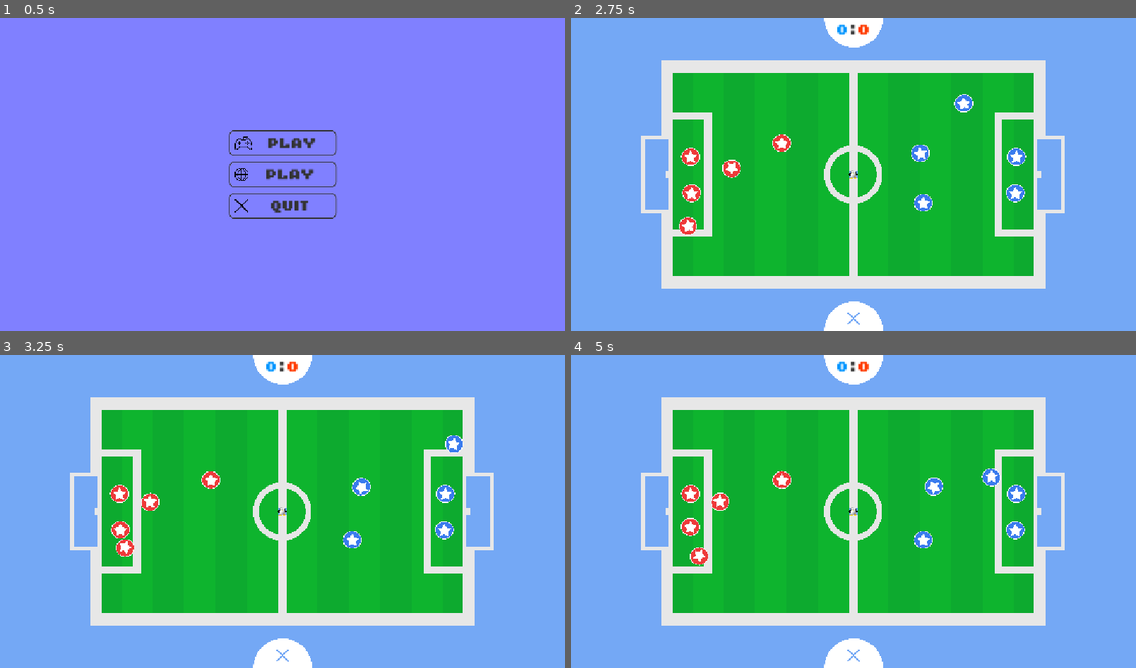
Above: before the commit, frames 1-4 (two rows, left to right).
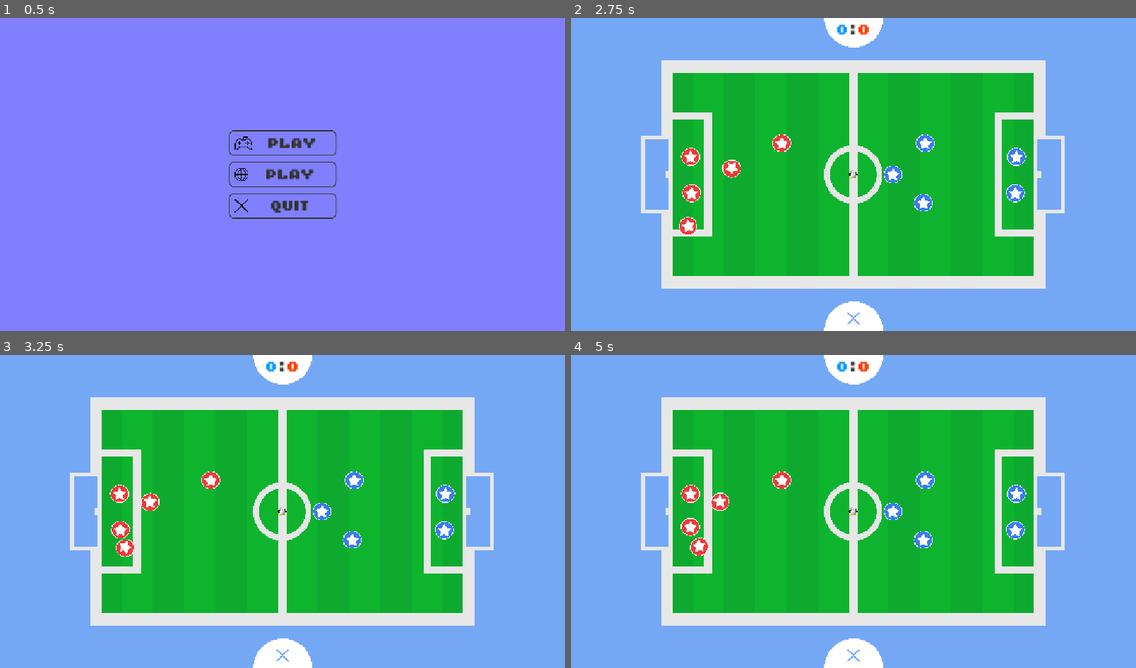
Above: after the commit, the same moments.

Repository: Henri1111/soccer-pool
Game: Godot game, scene res://scenes/main_menu.tscn
The game is run twice, just before and just after one commit, with the same random seed, the same clock (stepped at 60 frames per second) and the same inputs.
Inputs (mouse positions are in pixels of both pictures, inside the frame that each line leads up to):
- Up to frame 1 (0.5 s): no input
- Up to frame 2 (2.75 s): click "Play" at 0.5 s; tap Enter at 1.25 s; drag from (813, 174) to (910, 105) at 1.27 s; drag from (893, 174) to (825, 237) at 2.02 s
- Up to frame 3 (3.25 s): move the mouse to (209, 480) at 2.77 s; click (209, 480) at 2.92 s
- Up to frame 4 (5 s): drag from (1017, 458) to (684, 464) at 3.52 s; drag from (700, 545) to (881, 511) at 4.27 s

Frame 1 is identical in both runs. In frame 2, 0.5% of the frame differs, in the area x 49-72%, y 24-53%; in frame 3, 0.5%; in frame 4, 0.8%, in the area x 21-76%, y 36-68%.

Commit message:
finished turns

Diff:
--- a/project.godot
+++ b/project.godot
@@ -21,6 +21,11 @@
 window/stretch/mode="canvas_items"
 window/stretch/aspect="expand"
 
+[global_group]
+
+player=""
+game=""
+
 [input]
 
 click={
--- a/scenes/ball.tscn
+++ b/scenes/ball.tscn
@@ -17,10 +17,8 @@
 script = ExtResource("1_cxlvu")
 
 [node name="CollisionShape2D" type="CollisionShape2D" parent="." unique_id=199577458]
-position = Vector2(576, 320)
 shape = SubResource("CircleShape2D_u5sy4")
 
 [node name="Ball" type="Sprite2D" parent="." unique_id=1589698606]
-position = Vector2(576, 320)
 scale = Vector2(0.15, 0.15)
 texture = ExtResource("2_f7cbr")
--- a/scenes/game.gd
+++ b/scenes/game.gd
@@ -3,10 +3,14 @@
 var player_scene: PackedScene = load("res://scenes/player.tscn")
 @onready var game_contents: CanvasLayer = $GameContents
 @onready var aufstellung_1: Node2D = $GameContents/TileMapLayer/Aufstellung1
+@onready var ball: Ball = $GameContents/Ball
+@onready var ball_inital_pos: Marker2D = $GameContents/TileMapLayer/BallInitalPos
 var players: Array[Player] = []
 var whose_turn: int
+var waiting_for_player_action: bool = false
 
 func _ready() -> void:
+	ball.global_position = ball_inital_pos.global_position
 	for marker: Marker2D in aufstellung_1.get_children():
 		var new_player: Player = player_scene.instantiate()
 		game_contents.add_child(new_player)
@@ -20,6 +24,21 @@
 		players.append(new_player_blue)
 
 	whose_turn = randi_range(0,1)
+	turn()
+
+func _process(_delta: float) -> void:
+	if not waiting_for_player_action:
+		var can_proceed: bool = true
+		for player: Player in players:
+			if (
+				round(player.linear_velocity) != Vector2.ZERO
+				or round(player.angular_velocity) != 0.0
+				or round(ball.linear_velocity) != Vector2.ZERO
+				or round(ball.angular_velocity) != 0.0
+			):
+				can_proceed = false
+		if can_proceed == true:
+			turn()
 
 func turn() -> void:
 	for player: Player in players:
@@ -31,3 +50,9 @@
 			player.can_drag = true
 		elif not player.is_blue and whose_turn == 0:
 			player.can_drag = true
+	whose_turn = 1 if whose_turn == 0 else 0
+	waiting_for_player_action = true
+
+func player_has_actioned() -> void:
+	await get_tree().create_timer(1.0).timeout
+	waiting_for_player_action = false
--- a/scenes/game.tscn
+++ b/scenes/game.tscn
@@ -54,7 +54,7 @@
 sources/2 = SubResource("TileSetAtlasSource_p57ef")
 sources/3 = SubResource("TileSetAtlasSource_lnu2h")
 
-[node name="Game" type="CanvasLayer" unique_id=931964411]
+[node name="Game" type="CanvasLayer" unique_id=931964411 groups=["game"]]
 script = ExtResource("1_p57ef")
 
 [node name="ColorRect" type="ColorRect" parent="." unique_id=1125903484]
@@ -127,7 +127,7 @@
 [node name="GameContents" type="CanvasLayer" parent="." unique_id=1431651317]
 
 [node name="TileMapLayer" type="TileMapLayer" parent="GameContents" unique_id=705378136]
-tile_map_data = PackedByteArray("AABHABMAAgAAAAAAAABHABQAAgA …(90623 unchanged characters)… AAAAAAAABwAEEAAQAAAAAAAABMACgAAQAAAAAAAAA=")
+tile_map_data = PackedByteArray("AABHABMAAgAAAAAAAABHABQAAgA …(90623 unchanged characters)… AAAAAAAABwAEEAAQAAAAAAAABMACgAAQAAAAAAAABHACcAAgAAAAAAAABHACgAAgAAAAAAAABIACgAAgAAAAAAAABIACcAAgAAAAAAAAA=")
 tile_set = SubResource("TileSet_8ln24")
 rendering_quadrant_size = 8
 physics_quadrant_size = 8
--- a/scenes/player.gd
+++ b/scenes/player.gd
@@ -33,6 +33,8 @@
 		var mouse_event = event as InputEventMouseButton
 		if mouse_event.is_released() and currently_dragging:
 			currently_dragging = false
+			get_tree().call_group("player", "disable_dragging")
+			get_tree().call_group("game", "player_has_actioned")
 			var distance: float = min(position.distance_to(mouse_event.position), MAX_DRAG_DISTANCE)
 			var speed = MAX_INITIAL_SPEED * (distance / MAX_DRAG_DISTANCE)
 			var opposite_point = position + -(mouse_event.position - position)
@@ -46,3 +48,6 @@
 func set_blue() -> void:
 	is_blue = true
 	$Sprite2D.texture = preload("uid://ml4ol1vuhvbv")
+
+func disable_dragging() -> void:
+	can_drag = false
--- a/scenes/player.tscn
+++ b/scenes/player.tscn
@@ -9,7 +9,7 @@
 [sub_resource type="CircleShape2D" id="CircleShape2D_g2els"]
 radius = 19.0
 
-[node name="Player" type="RigidBody2D" unique_id=2081298001]
+[node name="Player" type="RigidBody2D" unique_id=2081298001 groups=["player"]]
 input_pickable = true
 mass = 1.7
 physics_material_override = SubResource("PhysicsMaterial_kvpfn")
